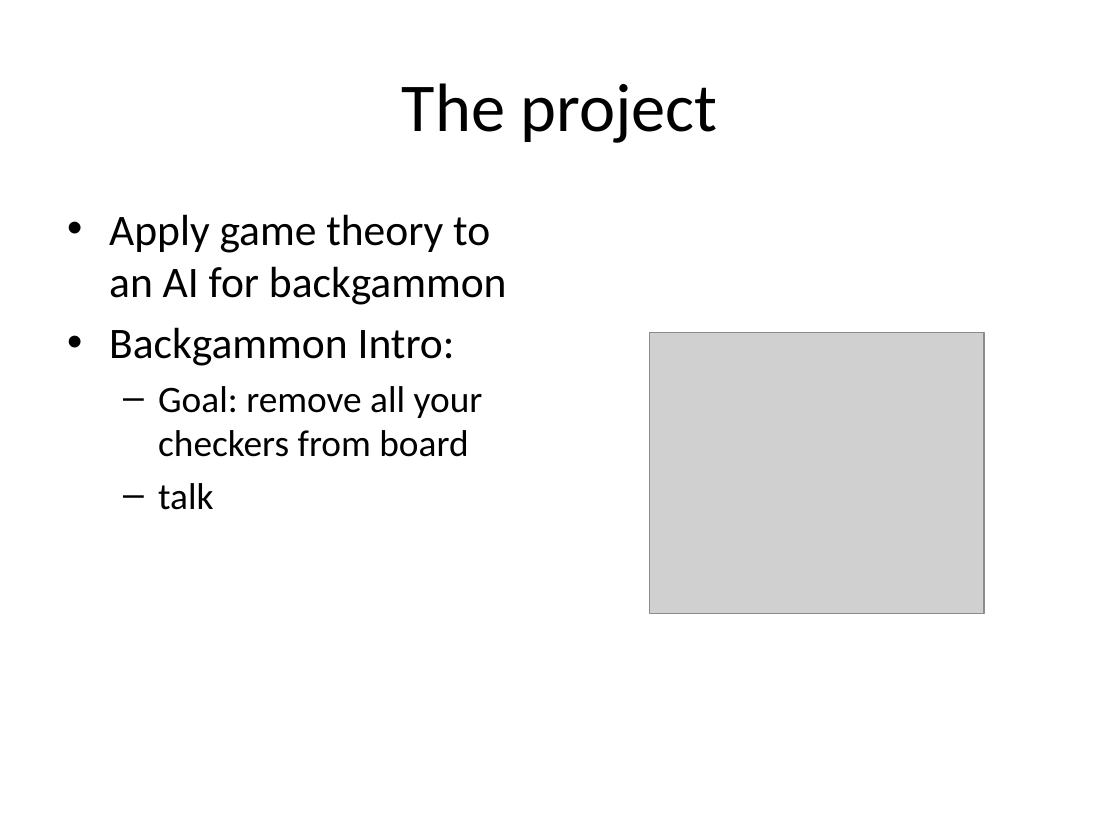
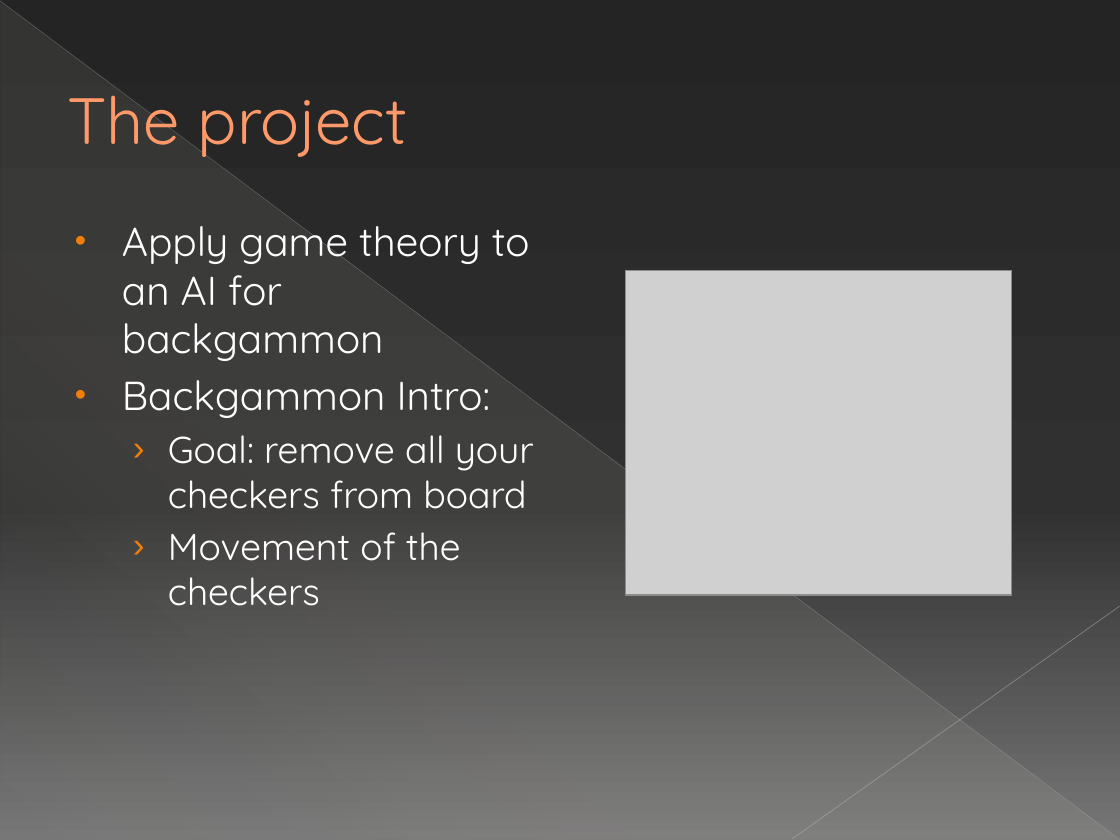
Before and after one commit to SteveC90/backgammon, a slide deck: slide 5 of Game Theory in Adversarial Search.pptx (slide 4 before the commit). Drawn at 1120x840 pixels with LibreOffice and Linux fonts; fonts in the diff are those of the drawing; grey boxes stand for pictures. Boxes give left, top, right and bottom in pixels: in the first picture for what was removed or moved away, otherwise in the second. Text is boxed around its words. In the diff, an @@ line names an element or a change of style, - is before the commit and + after.

```diff
--- a/Game Theory in Adversarial Search.pptx
+++ b/Game Theory in Adversarial Search.pptx
@@ background #FFFFFF to gradient #242424 to #303030 to #767676 @@
@@ line added from (0, 1) to (1119, 839), #B6B6B6 0.39 pt @@
@@ right triangle added at (1, 2, 1119, 840), fill gradient #E3DED1 @@
@@ title "The project" at (67, 95, 408, 160): size 44 to 42 pt, font Calibri to Quicksand, text colour #000000 to #FF9B6A, letter outline none to #A65806 0.5 pt; alignment centre to left @@
@@ text "Apply game theory to an ...": place and size @@
-text "Apply game theory to an ..." at (109, 214, 507, 510)
+text "Apply game theory to an ..." at (122, 226, 534, 606)
@@ text at (122, 226, 534, 509): size 28 to 26 pt in "Apply game theory to an AI for ...", "Backgammon Intro:"; font Calibri to Quicksand, text colour #000000 to #FFFFFF in "Apply game theory to an AI for ...", "Backgammon Intro:", "Goal: remove all your checkers from board"; indent changed; bullet – to › @@
@@ picture: place and size @@
-picture at (650, 333, 984, 614)
+picture at (625, 271, 1011, 596)
@@ text at (168, 532, 461, 606): text changed; font Calibri to Quicksand; text colour #000000 to #FFFFFF @@
-  – talk
+  › Movement of the checkers
@@ line added from (1120, 606) to (792, 839), #BFBFBF 0.47 pt @@
```
Also in this commit, not shown: 8 other slides changed, 4 slides added.
